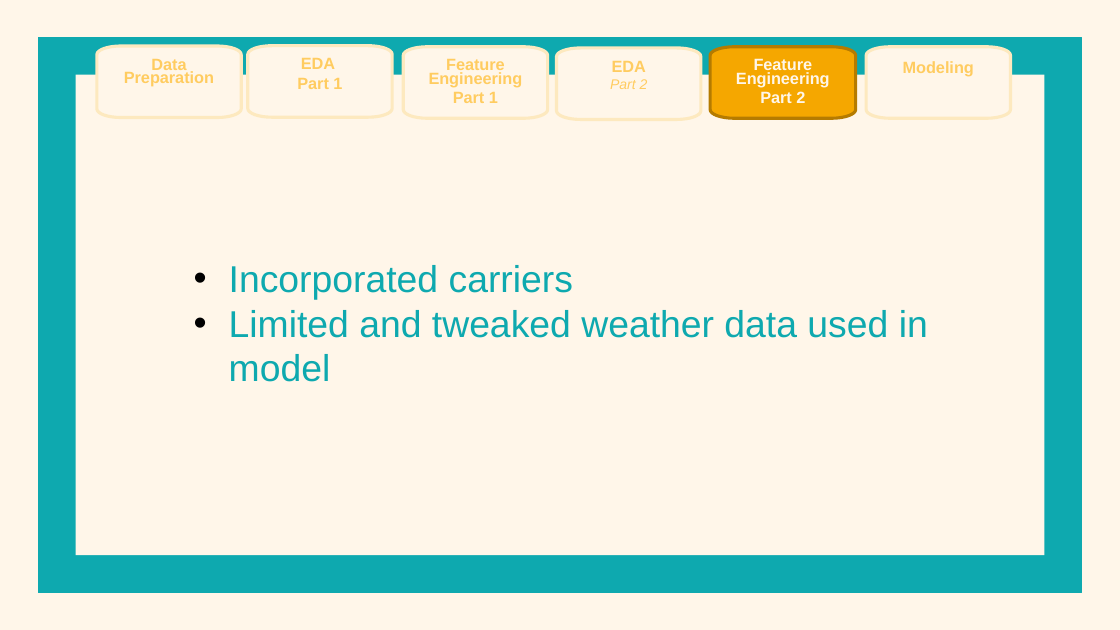
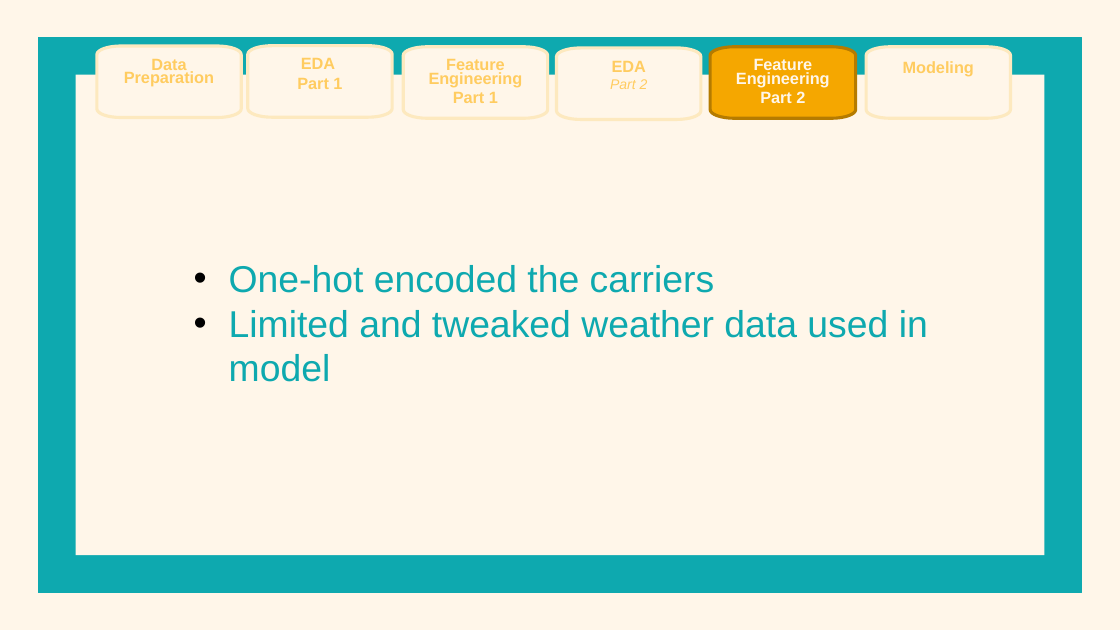
Before and after one commit to 538455/LHL_MidTermProject-Flight-Delay-Predictions, a slide deck: slide 16 of Supporting Documents/Presentation.pptx. Drawn at 1120x630 pixels with LibreOffice and Linux fonts; fonts in the diff are those of the drawing. Boxes give left, top, right and bottom in pixels: in the first picture for what was removed or moved away, otherwise in the second. Text is boxed around its words. In the diff, an @@ line names an element or a change of style, - is before the commit and + after.

```diff
--- a/Supporting Documents/Presentation.pptx
+++ b/Supporting Documents/Presentation.pptx
@@ text at (x1=229, y1=265, x2=714, y2=293): text changed @@
-• Incorporated carriers
+• One-hot encoded the carriers
```
Also in this commit, not shown: 2 other slides changed.
